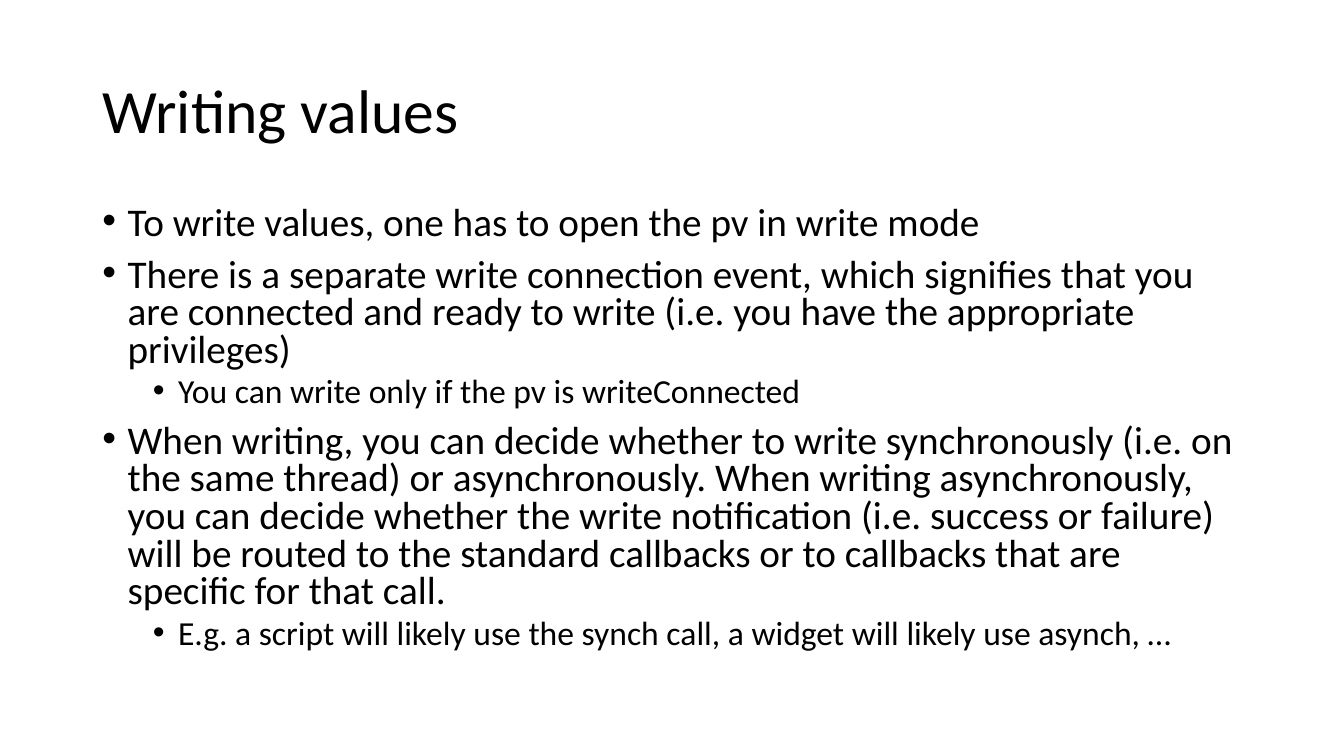
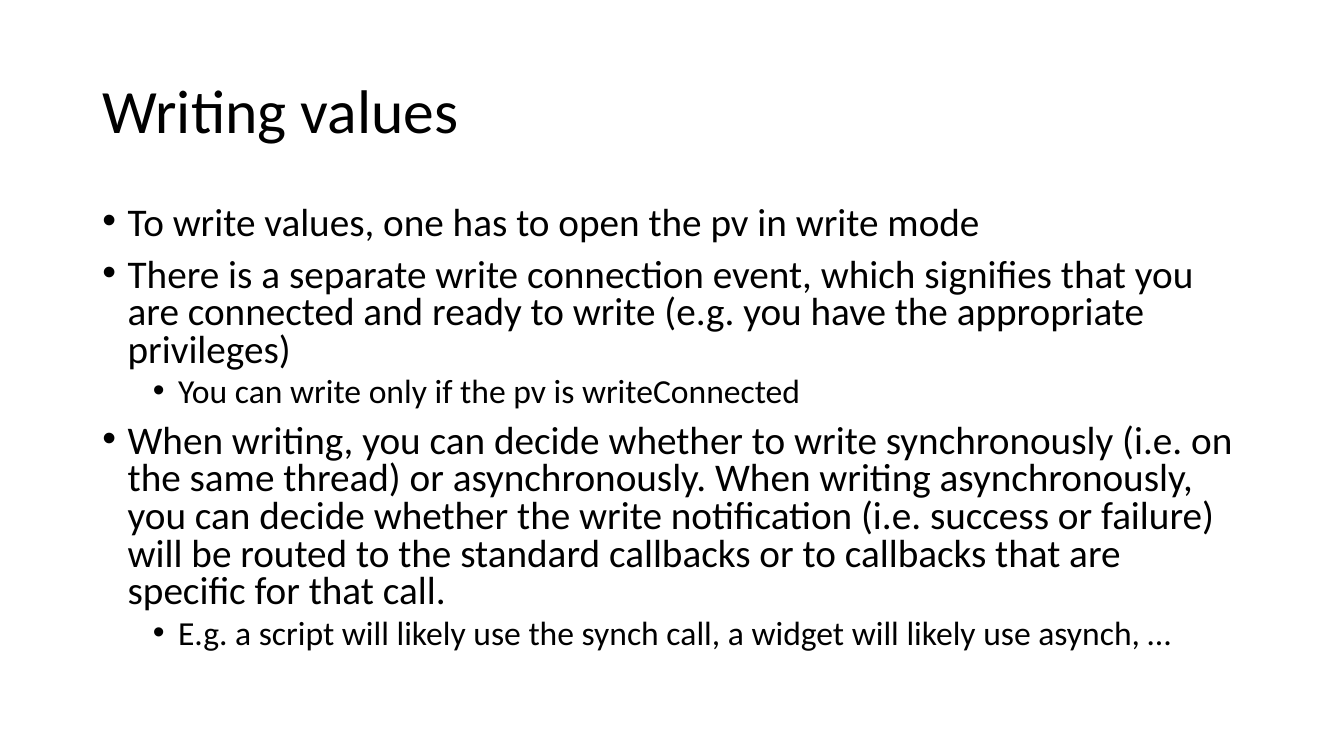
Before and after one commit to shroffk/epics-java-resources, a slide deck: slide 39 of EPICS-GPClient.pptx. Drawn at 1344x756 pixels with LibreOffice and Linux fonts; fonts in the diff are those of the drawing. Boxes give left, top, right and bottom in pixels: in the first picture for what was removed or moved away, otherwise in the second. Text is boxed around its words. In the diff, an @@ line names an element or a change of style, - is before the commit and + after.

```diff
--- a/EPICS-GPClient.pptx
+++ b/EPICS-GPClient.pptx
@@ text at [128, 260, 1193, 370]: text changed @@
-• There is a separate write connection event, which signifies that you are connected and ready to write (i.e. you have the appropriate privileges)
+• There is a separate write connection event, which signifies that you are connected and ready to write (e.g. you have the appropriate privileges)
```
Also in this commit, not shown: 9 other slides changed.
